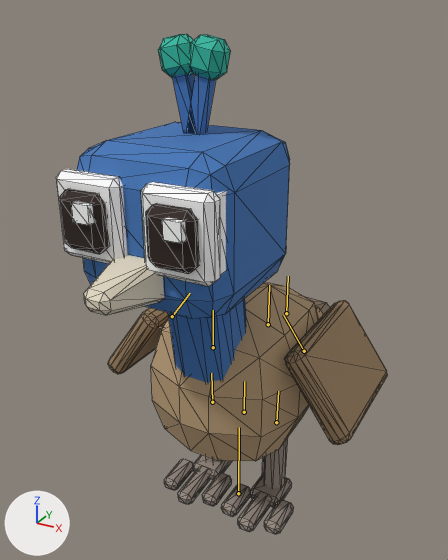
An edit to the glTF model games/zoo/public/models/peacock_young_m.glb, drawn before and after from the same camera.
Camera for both pictures: a 50 mm camera at (0.215, -0.421, 0.434) aimed at (-0.008, -0.015, 0.232). Every picture has the same lights, and +X, +Y and +Z are marked at lower left. The first picture is the older version. Both versions are drawn at frame 36 of the action 'Play'; the numbers are the values there. The bones that bend it are drawn over the model as lines. Mesh edges are drawn as thin lines.

In view in the first picture: 'peacock_young_m'.
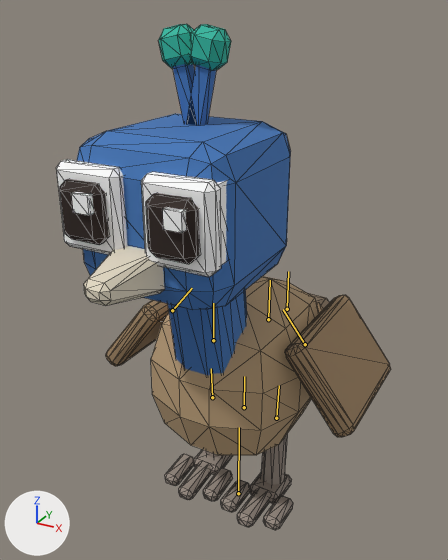
What differs and where, as boxes (x1, y1, x2, y2) in the pictures (448 x 560 px):
```json
{"object": "peacock_young_m", "change": "posed", "before": [57, 34, 387, 534], "after": [56, 24, 391, 530]}
{"bone": "body", "before": "(244, 412) to (244, 381)", "after": "(244, 407) to (244, 376)"}
{"bone": "leg_FL", "before": "(304, 351) to (283, 315)", "after": "(305, 344) to (283, 309)"}
{"bone": "leg_FR", "before": "(172, 316) to (190, 293)", "after": "(172, 310) to (192, 288)"}
{"bone": "leg_HR", "before": "(212, 402) to (211, 373)", "after": "(212, 397) to (211, 368)"}
```

The change, as JSON lines over the scene's bpy script:
```json
{"block": "bone_body", "where": "bone_body = bpy.data.objects['peacock_young_m_rig'].pose.bones['body']  # child of 'root'"}
{"op": "set", "path": "bone_body.location", "old": "(0.0, 0.012, 0.0)", "new": "(0.0, 0.0173, 0.0)"}
{"block": "bone_leg_fl", "where": "bone_leg_fl = bpy.data.objects['peacock_young_m_rig'].pose.bones['leg_FL']  # child of 'body'"}
{"op": "set", "path": "bone_leg_fl.rotation_quaternion", "old": "(0.953, 0.0, 0.0, 0.303)", "new": "(0.945, 0.0, 0.0, 0.324)", "note": "degrees (0, 0, 35) -> degrees (0, 0, 38)"}
{"block": "bone_leg_fr", "where": "bone_leg_fr = bpy.data.objects['peacock_young_m_rig'].pose.bones['leg_FR']  # child of 'body'"}
{"op": "set", "path": "bone_leg_fr.rotation_quaternion", "old": "(0.953, 0.0, 0.0, -0.303)", "new": "(0.945, 0.0, 0.0, -0.324)", "note": "degrees (0, 0, -35) -> degrees (0, 0, -38)"}
{"block": "bone_leg_hr", "where": "bone_leg_hr = bpy.data.objects['peacock_young_m_rig'].pose.bones['leg_HR']  # child of 'body'"}
{"op": "set", "path": "bone_leg_hr.rotation_quaternion", "old": "(1.0, 0.031, 0.0, 0.0)", "new": "(0.998, 0.045, 0.0, 0.0)", "note": "degrees (4, 0, 0) -> degrees (5, 0, 0)"}
```
